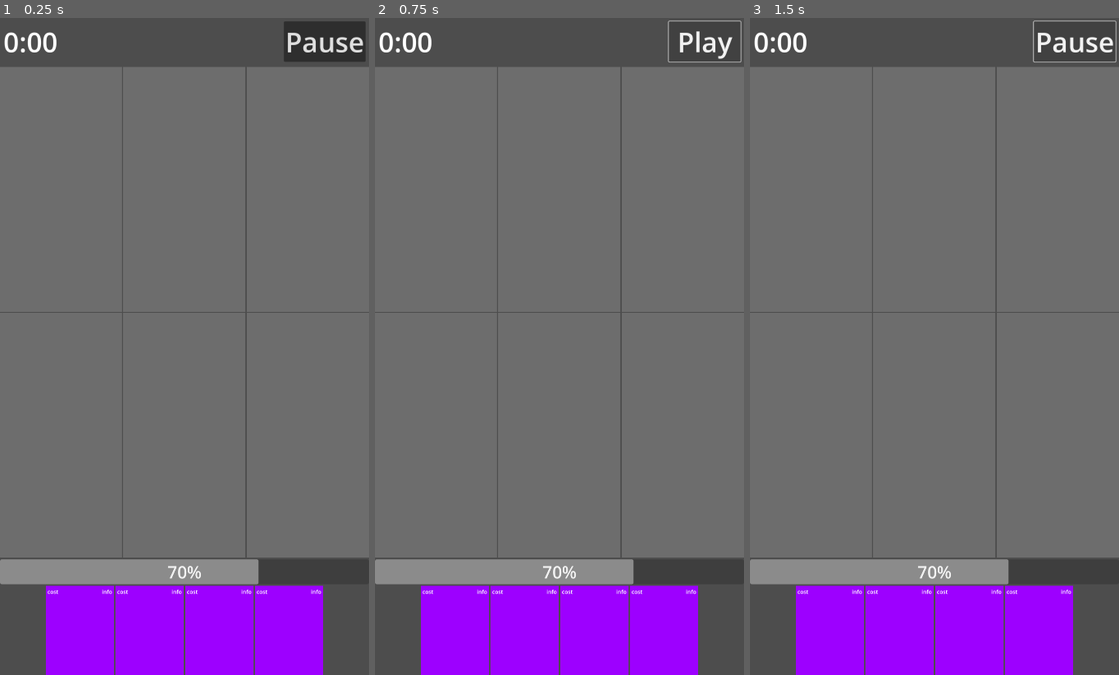
Above: before the commit, frames 1-3 (left to right).
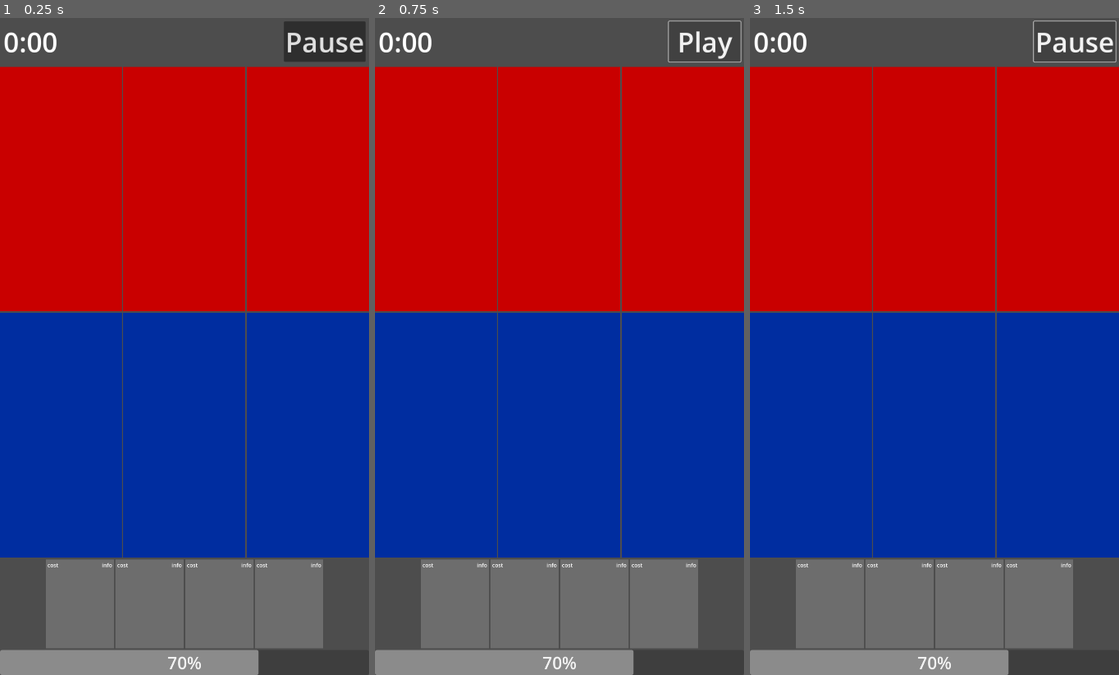
Above: after the commit, the same moments.

Repository: BerkZerker/CFG-Project
Game: Godot game, scene res://src/game/game.tscn
Two runs of this game, one before a commit and one after it. Both use one fixed random seed, a clock stepped at 60 frames per second and the inputs below.
Inputs:
- Up to frame 1 (0.25 s): no input
- Up to frame 2 (0.75 s): click "Pause" at 0.5 s
- Up to frame 3 (1.5 s): click "Play" at 1.25 s

The runs differ from the first frame. In frame 1, 88% of the frame differs, in the area x 0-100%, y 7-100%; in frame 2, 88%; in frame 3, 88%.

Commit message:
reworked the lanes

Diff:
--- a/src/cards/card.gd
+++ b/src/cards/card.gd
@@ -1,58 +1,102 @@
-class_name Card extends MarginContainer
+class_name Card extends Control
 
 var touch_index : int = -1
 var is_pressed : bool = false
-var target_pos : Vector2
+var target_pos : Vector2 = Vector2.ZERO
+var original_pos : Vector2 = Vector2.ZERO
+var current_lane : Lane = null
+var previous_lane : Lane = null
+var card_state : States = States.DEAD
 
-var health : int
+# Action-specific vars.
+@export var health : int
+@export var max_health : int
+@export var deploy_lane : String
+@export var time : float
 
 @onready var timer := $Timer
+@onready var progressBar := $CenterContainer/TextureProgressBar
 
-enum State {
-	SELECTED,
-	CARRYING,
-	DROPPED,
+enum States {
+	DEAD, # Not in play
+	WAITING, # In the hand
+	SELECTED, # Clicked on, but still in the hand
+	CARRYING, # Being carried by the touch event
+	DROPPABLE, # Is over a valid lane
+	ALIVE, # Is alive & in a lane
+	EXECUTING, # Is doing its action
 }
 
 
+func _ready() -> void:
+	timer.wait_time = time
+	progressBar.max_value = time * 1000
+
 func _process(delta) -> void:
+	progressBar.value = timer.time_left * 1000
 	if is_pressed:
 		global_position = target_pos
 
 # This handles if the card is selected, dragged, and dropped.
 func _unhandled_input(event : InputEvent) -> void:
 	if event is InputEventScreenTouch:
-		if $TouchScreenButton.is_pressed() and not is_pressed:
+		if $TouchScreenButton.is_pressed() and not is_pressed and card_state == States.WAITING:
 			select(event)
 		elif not $TouchScreenButton.is_pressed() and is_pressed:
 			drop()
 
 	elif event is InputEventScreenDrag:
 		if is_pressed and event.index == touch_index:
+			if card_state == States.SELECTED:
+				card_state = States.CARRYING
 			target_pos.x = event.position.x - size.x / 2.0
 			target_pos.y = event.position.y - size.y / 2.0
+
+
+func execute_action() -> void:
+	print('card action executed')
+	queue_free()
 
 
 # Is called when the card is selected.
 func select(event : InputEvent) -> void:
 	is_pressed = true
 	touch_index = event.index
-	target_pos.x = event.position.x - size.x / 2.0
-	target_pos.y = event.position.y - size.y / 2.0
-#	on_action_card_selected.emit(self)
-#	#$AnimationPlayer.play("selected")
+	target_pos = global_position
+	original_pos = global_position
+	card_state = States.SELECTED
 
 
 # Is called when the card is dropped.
 func drop() -> void:
 	is_pressed = false
 	touch_index = -1
-#	on_action_card_dropped.emit(self)
-#	#$AnimationPlayer.play("dropped")
-#	# JUST FOR TESTING
-#	if is_snapped:
-#		Input.vibrate_handheld(50)
+	if card_state == States.DROPPABLE: # I'll wanna check with main that this is OK first...
+		# And tell main that a card was played
+		# THIS IS JUST AS A DEMO
+		get_parent().new_card()
+		get_parent().remove_card(self)
+		# Add self to lane.
+		current_lane.add_card(self)
+		current_lane.highlight_off()
+	elif card_state == States.CARRYING:
+		card_state = States.WAITING
+		# Reset card's position.
+		global_position = original_pos
 
 
-func _on_area_2d_area_entered(area):
-	print('entered')
+func lane_entered(index : int, lane : Lane) -> void:
+	if touch_index == index:
+		# This is for an order-of-operations bug fix.
+		previous_lane = current_lane
+		current_lane = lane
+		if (card_state == States.CARRYING or card_state == States.DROPPABLE) and (deploy_lane == lane.lane_type or deploy_lane == "debug"):
+			card_state = States.DROPPABLE
+			lane.highlight_on()
+
+
+func lane_exited(index : int, lane : Lane) -> void:
+	# DO NOT TOUCH THIS UNLESS ALL ELSE FAILS -
+	if touch_index == index and (current_lane == lane or previous_lane == lane) and lane.touch_indexes.size() == 0 and (deploy_lane == lane.lane_type or deploy_lane == "debug"):
+		card_state = States.CARRYING
+		lane.highlight_off()
--- a/src/cards/card.tscn
+++ b/src/cards/card.tscn
@@ -1,13 +1,14 @@
-[gd_scene load_steps=5 format=3 uid="uid://qgf2qrsruc3k"]
+[gd_scene load_steps=6 format=3 uid="uid://qgf2qrsruc3k"]
 
 [ext_resource type="Script" path="res://src/cards/card.gd" id="1_ius43"]
-[ext_resource type="Texture2D" uid="uid://bj540k5hs1pf4" path="res://old/objects/entity/player/player.png" id="2_1o5ry"]
+[ext_resource type="Texture2D" uid="uid://c75lqs70fo4cf" path="res://old/objects/enviromment/blank.png" id="2_djran"]
+[ext_resource type="Texture2D" uid="uid://bwp7h2h6svrxm" path="res://src/cards/card-progress-bar.png" id="3_v28df"]
 
 [sub_resource type="SpriteFrames" id="SpriteFrames_ed8k4"]
 animations = [{
 "frames": [{
 "duration": 1.0,
-"texture": ExtResource("2_1o5ry")
+"texture": ExtResource("2_djran")
 }],
 "loop": false,
 "name": &"default",
@@ -17,42 +18,50 @@
 [sub_resource type="RectangleShape2D" id="RectangleShape2D_sqyjg"]
 size = Vector2(200, 260)
 
-[node name="Card" type="MarginContainer"]
+[node name="Card" type="Control" groups=["cards"]]
 custom_minimum_size = Vector2(200, 260)
+layout_mode = 3
+anchors_preset = 0
 offset_right = 200.0
 offset_bottom = 260.0
 pivot_offset = Vector2(100, 130)
+mouse_filter = 2
+script = ExtResource("1_ius43")
+health = 2
+max_health = 2
+deploy_lane = "debug"
+time = 3.0
+
+[node name="Timer" type="Timer" parent="."]
+one_shot = true
+
+[node name="AnimatedSprite2D" type="AnimatedSprite2D" parent="."]
+sprite_frames = SubResource("SpriteFrames_ed8k4")
+centered = false
+
+[node name="GUI" type="MarginContainer" parent="."]
+layout_mode = 1
+anchors_preset = 15
+anchor_right = 1.0
+anchor_bottom = 1.0
+grow_horizontal = 2
+grow_vertical = 2
 mouse_filter = 2
 theme_override_constants/margin_left = 5
 theme_override_constants/margin_top = 5
 theme_override_constants/margin_right = 5
 theme_override_constants/margin_bottom = 5
-script = ExtResource("1_ius43")
-
-[node name="Timer" type="Timer" parent="."]
-
-[node name="AnimatedSprite2D" type="AnimatedSprite2D" parent="."]
-sprite_frames = SubResource("SpriteFrames_ed8k4")
-centered = false
-
-[node name="GUI" type="Control" parent="."]
-layout_mode = 2
-mouse_filter = 2
 
 [node name="Cost" type="Label" parent="GUI"]
-layout_mode = 1
-offset_right = 32.0
-offset_bottom = 26.0
+layout_mode = 2
+size_flags_horizontal = 0
+size_flags_vertical = 0
 text = "cost"
 
 [node name="Info" type="Label" parent="GUI"]
-layout_mode = 1
-anchors_preset = 1
-anchor_left = 1.0
-anchor_right = 1.0
-offset_left = -31.0
-offset_bottom = 26.0
-grow_horizontal = 0
+layout_mode = 2
+size_flags_horizontal = 8
+size_flags_vertical = 0
 text = "info
 "
 
@@ -61,3 +70,19 @@
 shape = SubResource("RectangleShape2D_sqyjg")
 
 [node name="AnimationPlayer" type="AnimationPlayer" parent="."]
+
+[node name="CenterContainer" type="CenterContainer" parent="."]
+layout_mode = 1
+anchors_preset = 15
+anchor_right = 1.0
+anchor_bottom = 1.0
+grow_horizontal = 2
+grow_vertical = 2
+
+[node name="TextureProgressBar" type="TextureProgressBar" parent="CenterContainer"]
+layout_mode = 2
+fill_mode = 5
+texture_progress = ExtResource("3_v28df")
+tint_progress = Color(1, 1, 1, 0.392157)
+
+[connection signal="timeout" from="Timer" to="." method="execute_action"]
--- a/src/game/arena.tscn
+++ b/src/game/arena.tscn
@@ -1,13 +1,43 @@
-[gd_scene load_steps=2 format=3 uid="uid://dtyunjlwjefep"]
+[gd_scene load_steps=3 format=3 uid="uid://dtyunjlwjefep"]
 
-[ext_resource type="PackedScene" uid="uid://bpod5q0siu5vg" path="res://src/game/zone.tscn" id="1_k86yb"]
+[ext_resource type="PackedScene" uid="uid://cxn1cpfrgf63y" path="res://src/game/enemy_lane.tscn" id="1_c61ig"]
+[ext_resource type="PackedScene" uid="uid://ypj5xvoyqk54" path="res://src/game/player_lane.tscn" id="2_axmfr"]
 
 [node name="Arena" type="VBoxContainer"]
 size_flags_horizontal = 3
 size_flags_vertical = 3
+alignment = 1
 
-[node name="EnemyZone" parent="." instance=ExtResource("1_k86yb")]
+[node name="EnemyZone" type="HBoxContainer" parent="."]
 layout_mode = 2
+size_flags_vertical = 3
+alignment = 1
 
-[node name="PlayerZone" parent="." instance=ExtResource("1_k86yb")]
+[node name="EnemyLane1" parent="EnemyZone" instance=ExtResource("1_c61ig")]
 layout_mode = 2
+lane_no = 1
+
+[node name="EnemyLane2" parent="EnemyZone" instance=ExtResource("1_c61ig")]
+layout_mode = 2
+lane_no = 2
+
+[node name="EnemyLane3" parent="EnemyZone" instance=ExtResource("1_c61ig")]
+layout_mode = 2
+lane_no = 3
+
+[node name="PlayerZone" type="HBoxContainer" parent="."]
+layout_mode = 2
+size_flags_vertical = 3
+alignment = 1
+
+[node name="PlayerLane1" parent="PlayerZone" instance=ExtResource("2_axmfr")]
+layout_mode = 2
+lane_no = 1
+
+[node name="PlayerLane2" parent="PlayerZone" instance=ExtResource("2_axmfr")]
+layout_mode = 2
+lane_no = 2
+
+[node name="PlayerLane3" parent="PlayerZone" instance=ExtResource("2_axmfr")]
+layout_mode = 2
+lane_no = 3
--- /dev/null
+++ b/src/game/enemy_lane.tscn
@@ -0,0 +1,17 @@
+[gd_scene load_steps=3 format=3 uid="uid://cxn1cpfrgf63y"]
+
+[ext_resource type="PackedScene" uid="uid://bf74jxsgldog1" path="res://src/game/lane.tscn" id="1_7k4vg"]
+[ext_resource type="Texture2D" uid="uid://y31qid1btc0p" path="res://old/actions/attack/attack.png" id="2_myaxk"]
+
+[node name="EnemyLane" instance=ExtResource("1_7k4vg")]
+texture = ExtResource("2_myaxk")
+lane_type = "enemy"
+
+[node name="CenterContainer" parent="." index="0"]
+anchors_preset = 7
+anchor_left = 0.5
+anchor_top = 1.0
+anchor_right = 0.5
+anchor_bottom = 1.0
+grow_horizontal = 2
+grow_vertical = 0
--- a/src/game/game.gd
+++ b/src/game/game.gd
@@ -1,26 +1,18 @@
 class_name Main extends Node
 
+@onready var pauseButton := $VBoxContainer/MarginContainer/PauseButton
+
 var paused = false
-
-#@onready var board := $VBoxContainer/Board
-#@onready var hand := $VBoxContainer/Hand
-#
-#var selected_cards : Array[ActionCard] = []
-#var player : PlayerCard
-
 
 # Called when the node enters the scene tree for the first time.
 func _ready() -> void:
 	pass
-#	board.connect_signals(self)
-#	hand.connect_signals(self)
-#	player = player_scene.instantiate()
-#	board.set_card(Vector2i(2, 2), player, self)
 
-func _on_button_pressed() -> void:
+
+func _on_pause_button_pressed():
 	paused = not paused
 	get_tree().paused = paused
 	if paused:
-		$VBoxContainer/MarginContainer/Button.text = " Play "
+		pauseButton.text = " Play "
 	else:
-		$VBoxContainer/MarginContainer/Button.text = "Pause"
+		pauseButton.text = "Pause"
--- a/src/game/game.tscn
+++ b/src/game/game.tscn
@@ -1,9 +1,8 @@
-[gd_scene load_steps=5 format=3 uid="uid://ccn4cpnrhfgb2"]
+[gd_scene load_steps=4 format=3 uid="uid://ccn4cpnrhfgb2"]
 
 [ext_resource type="Script" path="res://src/game/game.gd" id="1_lkv3w"]
-[ext_resource type="PackedScene" uid="uid://bpod5q0siu5vg" path="res://src/game/zone.tscn" id="2_3xpaq"]
+[ext_resource type="PackedScene" uid="uid://dtyunjlwjefep" path="res://src/game/arena.tscn" id="2_jraly"]
 [ext_resource type="PackedScene" uid="uid://d4m06jrs44vna" path="res://src/game/hand.tscn" id="3_3ifxr"]
-[ext_resource type="PackedScene" uid="uid://dtyunjlwjefep" path="res://src/game/arena.tscn" id="3_eytvg"]
 
 [node name="Main" type="Node"]
 script = ExtResource("1_lkv3w")
@@ -33,7 +32,7 @@
 theme_override_font_sizes/font_size = 80
 text = "0:00"
 
-[node name="Button" type="Button" parent="VBoxContainer/MarginContainer"]
+[node name="PauseButton" type="Button" parent="VBoxContainer/MarginContainer"]
 process_mode = 3
 layout_mode = 2
 size_flags_horizontal = 8
@@ -41,12 +40,13 @@
 theme_override_font_sizes/font_size = 80
 text = "Pause"
 
-[node name="Zone" parent="VBoxContainer" instance=ExtResource("2_3xpaq")]
-visible = false
+[node name="Arena" parent="VBoxContainer" instance=ExtResource("2_jraly")]
 layout_mode = 2
 
-[node name="Arena" parent="VBoxContainer" instance=ExtResource("3_eytvg")]
+[node name="Hand" parent="VBoxContainer" instance=ExtResource("3_3ifxr")]
 layout_mode = 2
+size_flags_horizontal = 4
+size_flags_vertical = 8
 
 [node name="ProgressBar" type="ProgressBar" parent="VBoxContainer"]
 layout_mode = 2
@@ -56,9 +56,4 @@
 step = 1.0
 value = 70.0
 
-[node name="Hand" parent="VBoxContainer" instance=ExtResource("3_3ifxr")]
-layout_mode = 2
-size_flags_horizontal = 4
-size_flags_vertical = 8
-
-[connection signal="pressed" from="VBoxContainer/MarginContainer/Button" to="." method="_on_button_pressed"]
+[connection signal="pressed" from="VBoxContainer/MarginContainer/PauseButton" to="." method="_on_pause_button_pressed"]
--- a/src/game/hand.gd
+++ b/src/game/hand.gd
@@ -6,6 +6,7 @@
 
 var card_scene := preload("res://src/cards/card.tscn")
 var cards: Array[Card] = []
+var deck: Array[Card] = []
 
 
 # Called when the node enters the scene tree for the first time.
@@ -13,12 +14,18 @@
 	# Add the cards.
 	for i in range(SIZE):
 		var card = card_scene.instantiate()
+		card.card_state = card.States.WAITING
 		cards.append(card)
 		add_child(card)
 
 
-# Called by the main node to connect the signals.
-#func connect_signals(node: Node) -> void:
-#	for c in cards:
-#		c.on_action_card_selected.connect(node._on_action_card_selected)
-#		c.on_action_card_dropped.connect(node._on_action_card_dropped)
+# JUST FOR TESTING.
+func new_card():
+	var card = card_scene.instantiate()
+	card.card_state = card.States.WAITING
+	cards.append(card)
+	add_child(card)
+
+func remove_card(card):
+	cards.erase(card)
+	remove_child(card)
--- a/src/game/lane.gd
+++ b/src/game/lane.gd
@@ -2,10 +2,12 @@
 
 class_name Lane extends TextureRect
 
+@export var lane_type : String
+@export var lane_no : int
+@onready var cardQueue := $CenterContainer/CardQueue
+
 var touch_indexes: Dictionary = {}
 
-signal entered(index)
-signal exited(index)
 
 # Called when the node enters the scene tree for the first time.
 func _ready():
@@ -31,15 +33,24 @@
 				# emit sig
 
 	if event is InputEventScreenDrag:
-		if get_global_rect().has_point(event.position):
-			# If a touch drag enters the rect
-			if not touch_indexes.has(event.index):
-				touch_indexes[event.index] = true
-				entered.emit(event.index)
-				print('drag in')
-		else:
-			# If a touch drag exits the rect.
-			if touch_indexes.has(event.index):
-				touch_indexes.erase(event.index)
-				exited.emit(event.index)
-				print('drag out')
+		if get_global_rect().has_point(event.position) and not touch_indexes.has(event.index):
+			touch_indexes[event.index] = true
+			get_tree().call_group("cards", "lane_entered", event.index, self)
+		elif not get_global_rect().has_point(event.position) and touch_indexes.has(event.index):
+			touch_indexes.erase(event.index)
+			get_tree().call_group("cards", "lane_exited", event.index, self)
+
+
+# FOR TESTING
+func add_card(card : Card) -> void:
+	cardQueue.add_child(card)
+	card.card_state = card.States.ALIVE
+	card.timer.start()
+
+
+func highlight_on():
+	modulate.a = 0.5
+
+
+func highlight_off():
+	modulate.a = 1
--- a/src/game/lane.tscn
+++ b/src/game/lane.tscn
@@ -1,19 +1,16 @@
-[gd_scene load_steps=3 format=3 uid="uid://bf74jxsgldog1"]
+[gd_scene load_steps=2 format=3 uid="uid://bf74jxsgldog1"]
 
-[ext_resource type="Texture2D" uid="uid://c75lqs70fo4cf" path="res://old/objects/enviromment/blank.png" id="1_a12n1"]
 [ext_resource type="Script" path="res://src/game/lane.gd" id="1_hiiu1"]
 
 [node name="Lane" type="TextureRect"]
+clip_contents = true
 size_flags_horizontal = 3
 size_flags_vertical = 3
-texture = ExtResource("1_a12n1")
 expand_mode = 1
 script = ExtResource("1_hiiu1")
 
-[node name="VBoxContainer" type="VBoxContainer" parent="."]
+[node name="CenterContainer" type="CenterContainer" parent="."]
 layout_mode = 1
-anchors_preset = 15
-anchor_right = 1.0
-anchor_bottom = 1.0
-grow_horizontal = 2
-grow_vertical = 2
+
+[node name="CardQueue" type="VBoxContainer" parent="CenterContainer"]
+layout_mode = 2
--- /dev/null
+++ b/src/game/player_lane.tscn
@@ -0,0 +1,14 @@
+[gd_scene load_steps=3 format=3 uid="uid://ypj5xvoyqk54"]
+
+[ext_resource type="PackedScene" uid="uid://bf74jxsgldog1" path="res://src/game/lane.tscn" id="1_ey8wc"]
+[ext_resource type="Texture2D" uid="uid://cnxeiqpqrbjrj" path="res://old/actions/movement/move.png" id="2_avtx5"]
+
+[node name="PlayerLane" instance=ExtResource("1_ey8wc")]
+texture = ExtResource("2_avtx5")
+lane_type = "player"
+
+[node name="CenterContainer" parent="." index="0"]
+anchors_preset = 5
+anchor_left = 0.5
+anchor_right = 0.5
+grow_horizontal = 2
--- a/src/game/zone.gd
+++ /dev/null
@@ -1,13 +0,0 @@
-@tool
-
-class_name Zone extends HBoxContainer
-
-
-# Called when the node enters the scene tree for the first time.
-func _ready():
-	pass # Replace with function body.
-
-
-# Called every frame. 'delta' is the elapsed time since the previous frame.
-func _process(delta):
-	pass
--- a/src/game/zone.tscn
+++ /dev/null
@@ -1,19 +0,0 @@
-[gd_scene load_steps=3 format=3 uid="uid://bpod5q0siu5vg"]
-
-[ext_resource type="Script" path="res://src/game/zone.gd" id="1_00dpk"]
-[ext_resource type="PackedScene" uid="uid://bf74jxsgldog1" path="res://src/game/lane.tscn" id="1_3c3qq"]
-
-[node name="Zone" type="HBoxContainer"]
-offset_right = 8.0
-size_flags_horizontal = 3
-size_flags_vertical = 3
-script = ExtResource("1_00dpk")
-
-[node name="Lane1" parent="." instance=ExtResource("1_3c3qq")]
-layout_mode = 2
-
-[node name="Lane2" parent="." instance=ExtResource("1_3c3qq")]
-layout_mode = 2
-
-[node name="Lane3" parent="." instance=ExtResource("1_3c3qq")]
-layout_mode = 2
Binary file changed: old/actions/attack/attack.png
Binary file changed: old/actions/movement/move.png
Binary file added: src/cards/card-progress-bar.png
Not shown, added: src/cards/card-progress-bar.png.import
Not shown, changed: todo.txt
